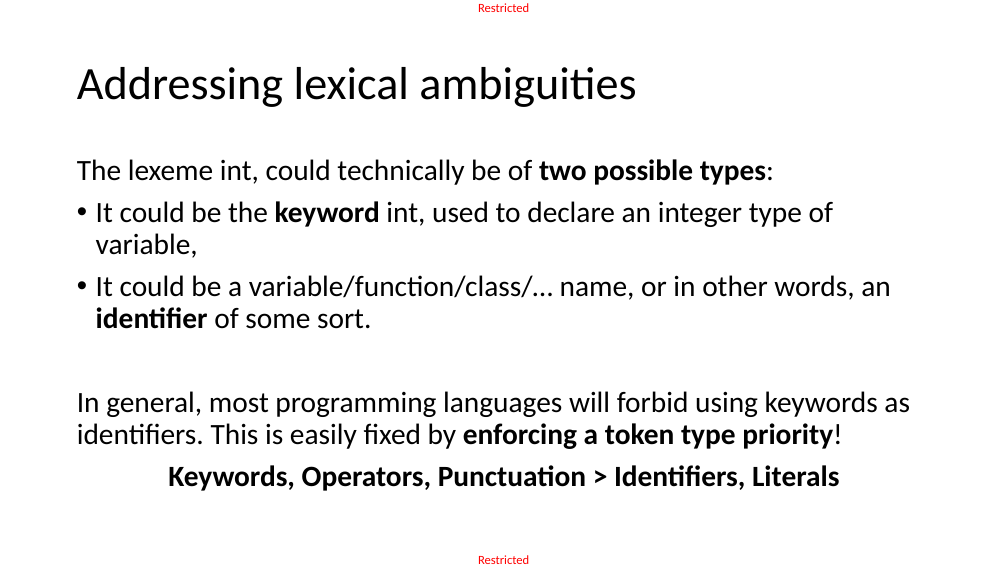
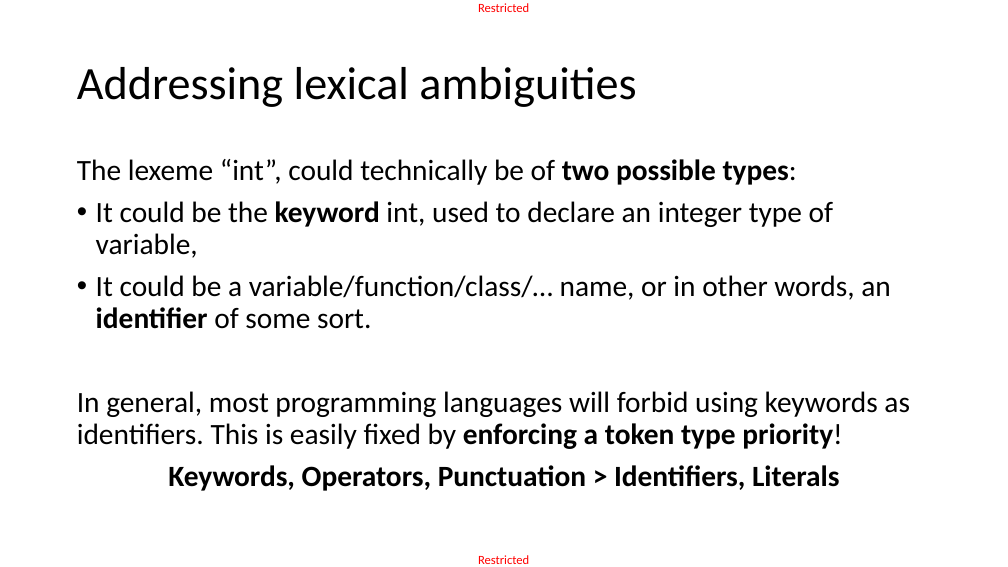
Before and after one commit to matthieudemari/SUTD_PLC_50_051, a slide deck: slide 10 of W10/W10S1/W10S1.pptx. Drawn at 1008x567 pixels with LibreOffice and Linux fonts; fonts in the diff are those of the drawing. Boxes give left, top, right and bottom in pixels: in the first picture for what was removed or moved away, otherwise in the second. Text is boxed around its words. In the diff, an @@ line names an element or a change of style, - is before the commit and + after.

```diff
--- a/W10/W10S1/W10S1.pptx
+++ b/W10/W10S1/W10S1.pptx
@@ text at box(77, 159, 797, 185): text changed @@
-The lexeme int, could technically be of two possible types:
+The lexeme “int”, could technically be of two possible types:
```
Also in this commit, not shown: 8 other slides changed, 25 slides added, 3 slides removed, 55 other files.
